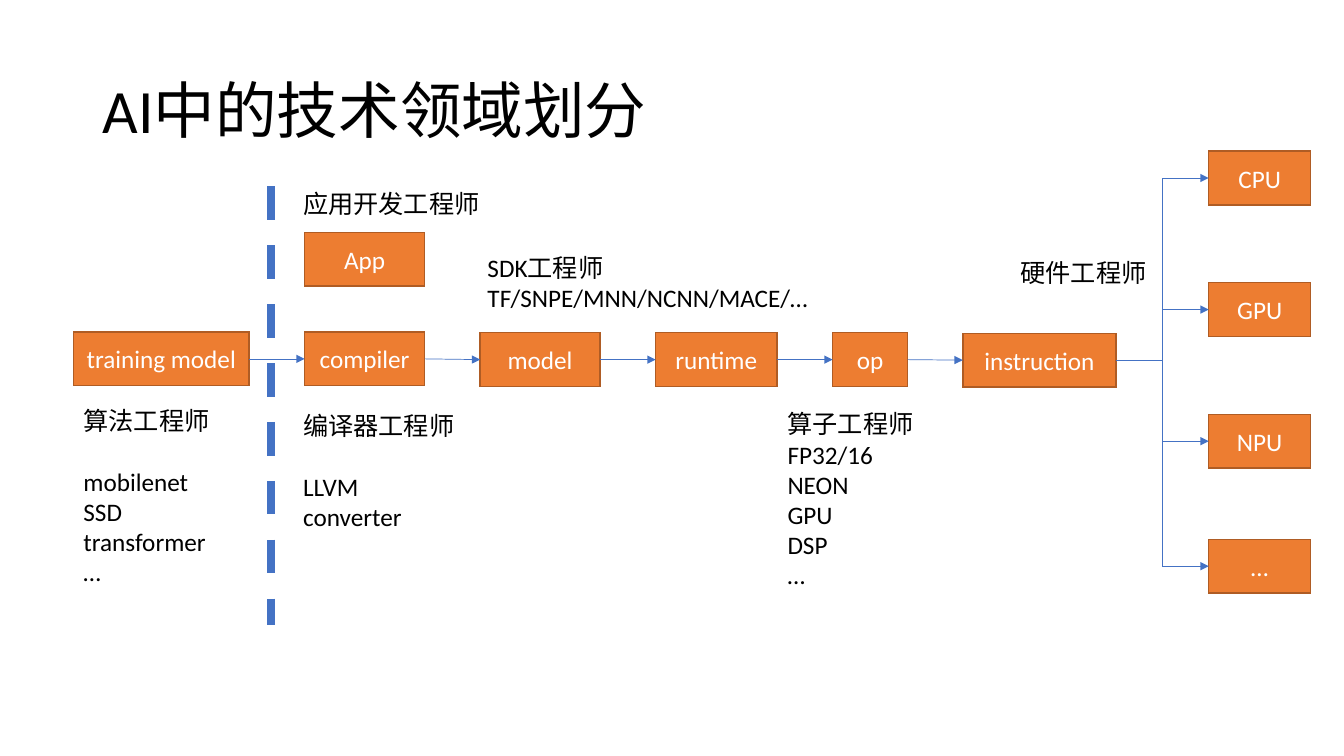
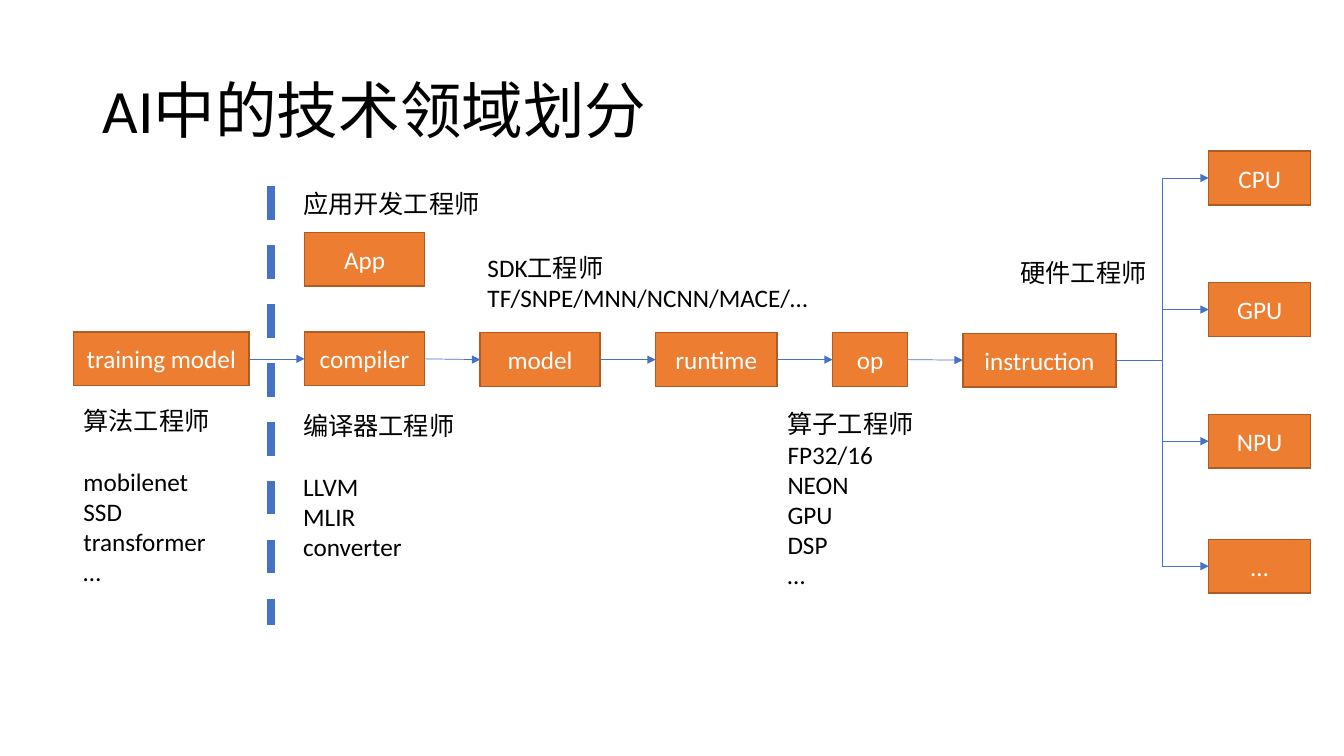
Before and after one commit to TonyFly3000/Object_detection_shiny, a slide deck: slide 10 of AI_PPT.pptx. Drawn at 1344x756 pixels with LibreOffice and Linux fonts; fonts in the diff are those of the drawing. Boxes give left, top, right and bottom in pixels: in the first picture for what was removed or moved away, otherwise in the second. Text is boxed around its words. In the diff, an @@ line names an element or a change of style, - is before the commit and + after.

```diff
--- a/AI_PPT.pptx
+++ b/AI_PPT.pptx
@@ text at [303,509,355,526]: paragraph added @@
+MLIR
```
Also in this commit, not shown: 2 other slides changed, 2 slides added, 1 slide removed.
